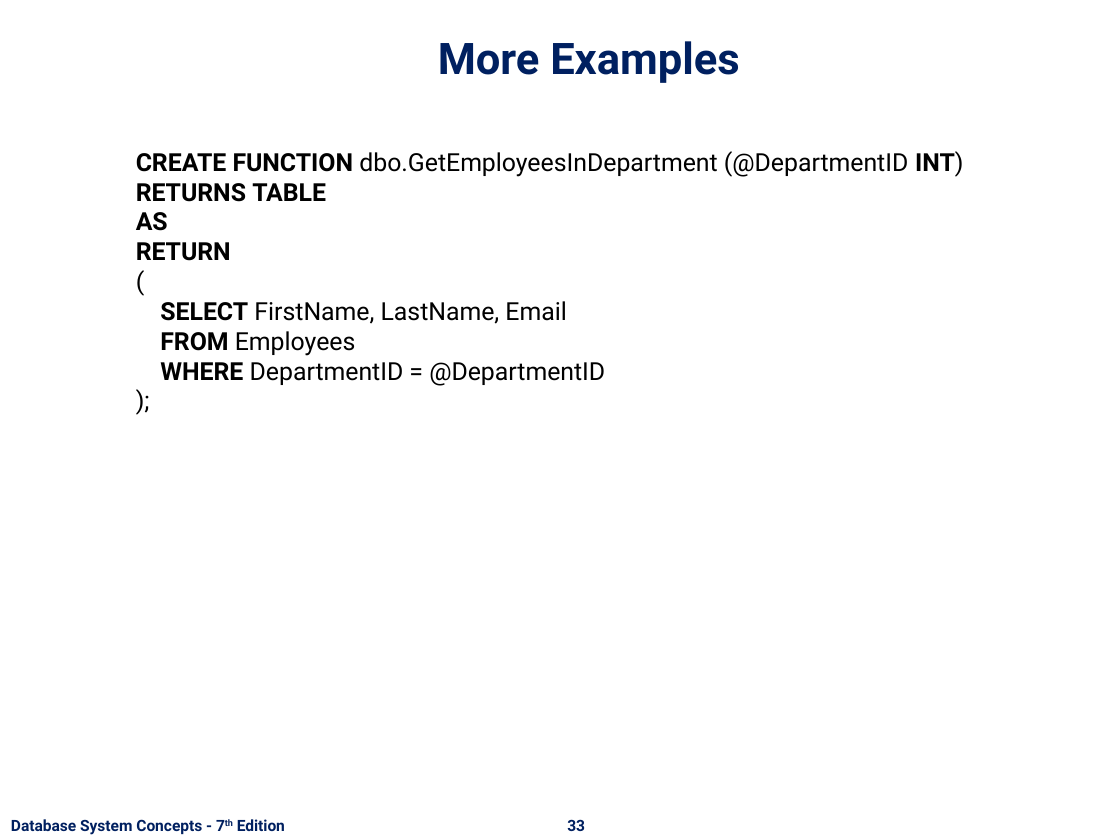
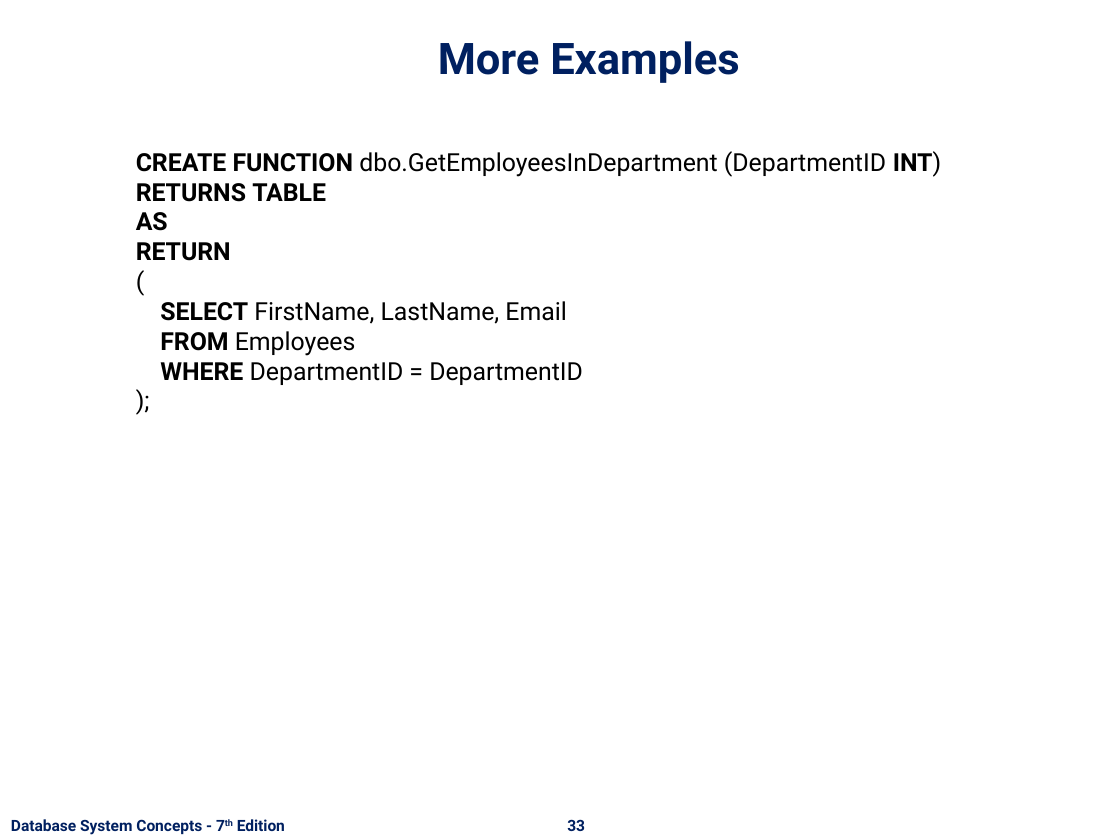
Before and after one commit to nashurgessa/DB-practices, a slide deck: slide 33 of Slides/L18-24 Advanced SQL.pptx. Drawn at 1120x840 pixels with LibreOffice and Linux fonts; fonts in the diff are those of the drawing; background and template pictures are left out. Boxes give left, top, right and bottom in pixels: in the first picture for what was removed or moved away, otherwise in the second. Text is boxed around its words. In the diff, an @@ line names an element or a change of style, - is before the commit and + after.

```diff
--- a/Slides/L18-24 Advanced SQL.pptx
+++ b/Slides/L18-24 Advanced SQL.pptx
@@ text at [136, 151, 941, 177]: text changed @@
-CREATE FUNCTION dbo.GetEmployeesInDepartment (@DepartmentID INT)
+CREATE FUNCTION dbo.GetEmployeesInDepartment (DepartmentID INT)
@@ text at [160, 362, 583, 385]: text changed @@
-WHERE DepartmentID = @DepartmentID
+WHERE DepartmentID = DepartmentID
```
Also in this commit, not shown: 12 other slides changed, 2 slides added, 3 other files.
